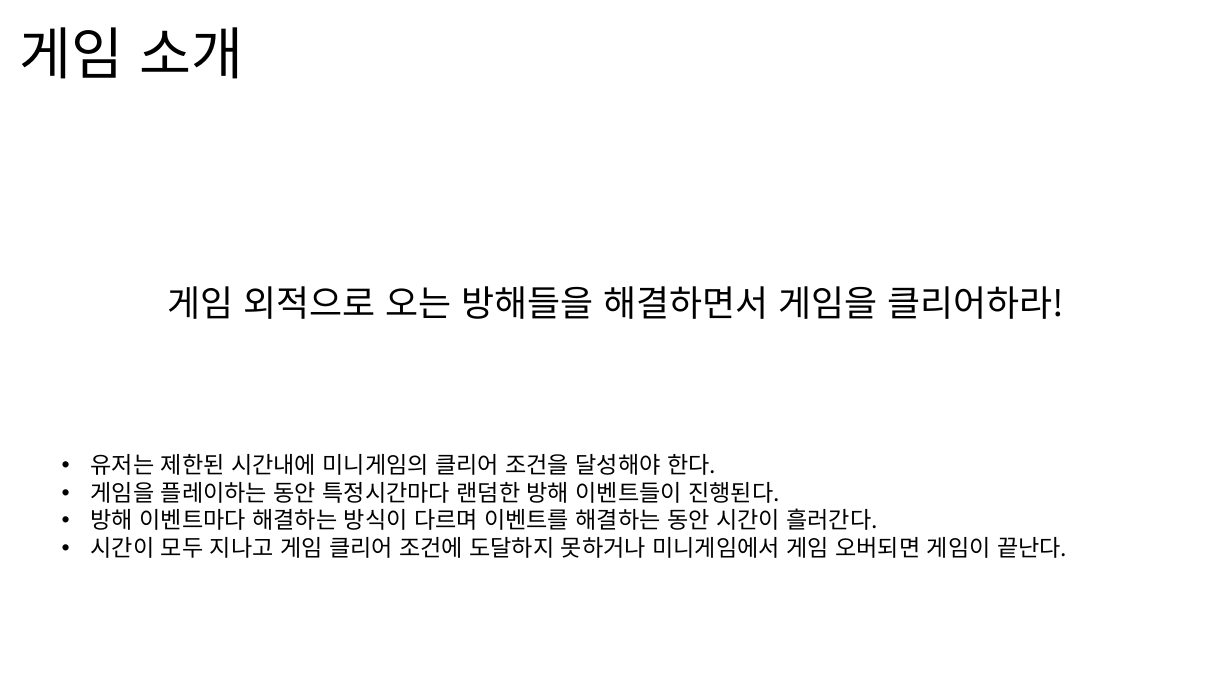
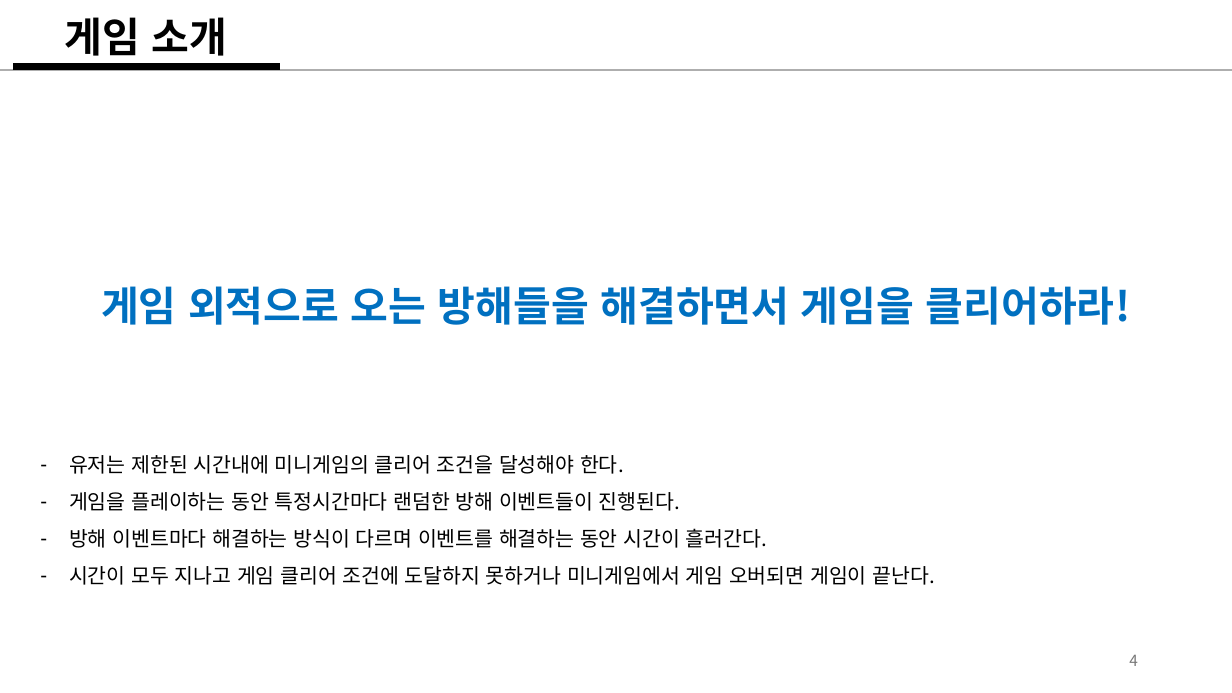
Before and after one commit to weariness00/Mandle_10Minute_Game, a slide deck: slide 4 of document/Please Leave me alone!.pptx. Drawn at 1232x693 pixels with LibreOffice and Linux fonts; fonts in the diff are those of the drawing. Boxes give left, top, right and bottom in pixels: in the first picture for what was removed or moved away, otherwise in the second. Text is boxed around its words. In the diff, an @@ line names an element or a change of style, - is before the commit and + after.

```diff
--- a/document/Please Leave me alone!.pptx
+++ b/document/Please Leave me alone!.pptx
@@ title "게임 소개" at (65,17,228,56): size 44 to 32 pt, bold on; alignment left to centre @@
@@ line added from (0, 70) to (1232, 70), #AEAEAE 1.5 pt @@
@@ line added from (13, 67) to (280, 67), #000000 6 pt @@
@@ text "게임 외적으로 오는 방해들을 해결하면서 ...": place and size @@
-text "게임 외적으로 오는 방해들을 해결하면서 ..." at (167,286,1065,319)
+text "게임 외적으로 오는 방해들을 해결하면서 ..." at (101,286,1131,325)
@@ text "게임 외적으로 오는 방해들을 해결하면서 ..." at (101,286,1131,325): size 28 to 32 pt, text colour #000000 to #0070C0, bold on @@
@@ text "유저는 제한된 시간내에 미니게임의 클리어 ...": place and size @@
-text "유저는 제한된 시간내에 미니게임의 클리어 ..." at (91,454,1067,558)
+text "유저는 제한된 시간내에 미니게임의 클리어 ..." at (69,455,935,585)
@@ text "유저는 제한된 시간내에 미니게임의 클리어 ..." at (69,455,935,585): size 18 to 16 pt; bullet • to -; line spacing 1 to 1.5 @@
@@ page number added at (1129,655,1138,666), 12 pt, text #797979 @@
+4
```
Also in this commit, not shown: 17 other slides changed, 2 slides added, 2 slides removed.
